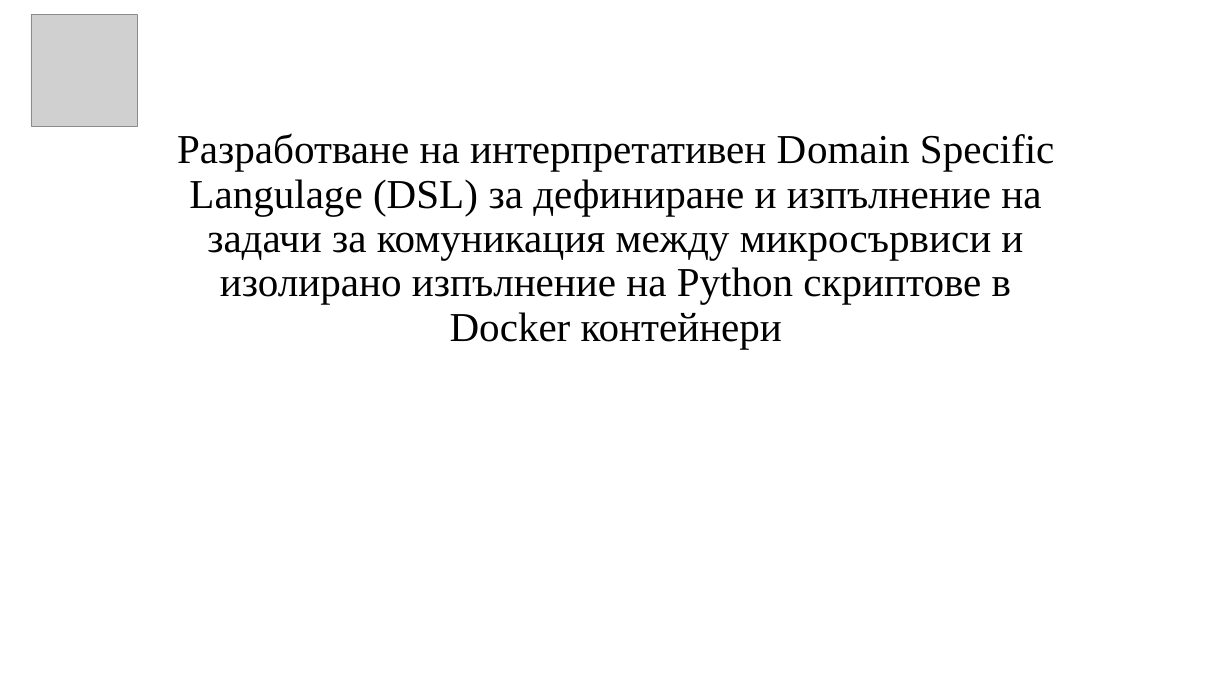
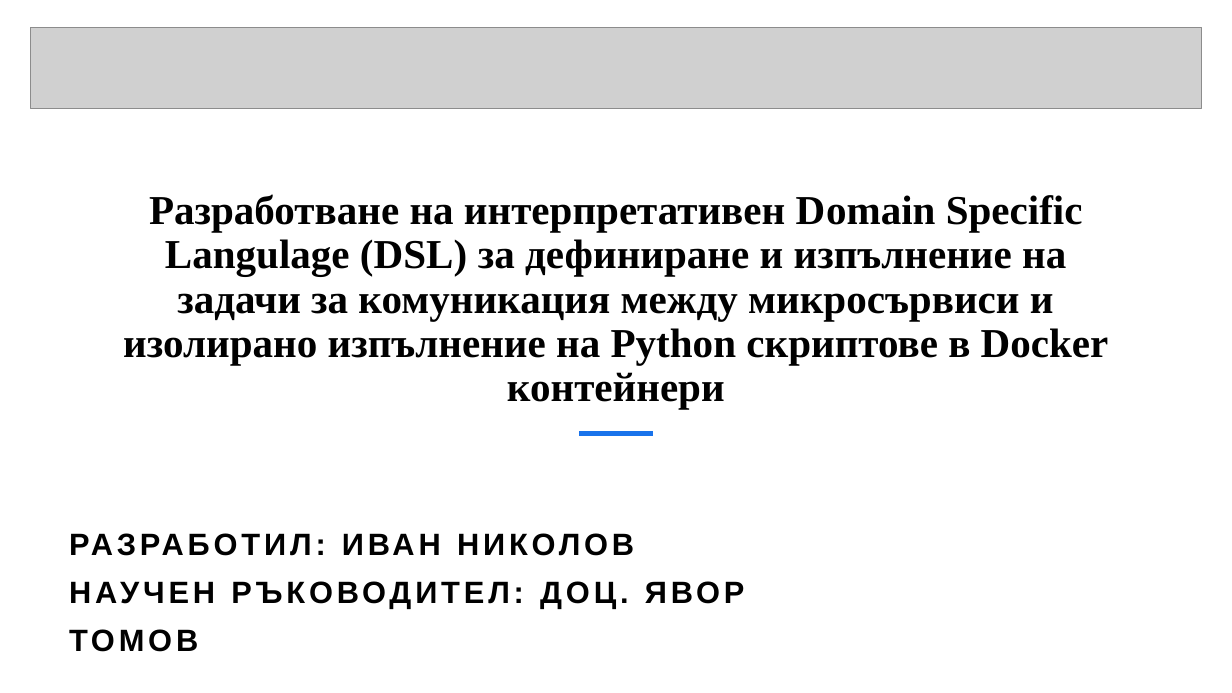
Before and after one commit to GateOfBabylon/enuma-elish-architecture, a slide deck: slide 1 of presentation/presentation.pptx. Drawn at 1232x693 pixels with LibreOffice and Linux fonts; fonts in the diff are those of the drawing; grey boxes stand for pictures. Boxes give left, top, right and bottom in pixels: in the first picture for what was removed or moved away, otherwise in the second. Text is boxed around its words. In the diff, an @@ line names an element or a change of style, - is before the commit and + after.

Commit message:
Presentation done?

```diff
--- a/presentation/presentation.pptx
+++ b/presentation/presentation.pptx
@@ picture added at <box>30,27,1202,108</box> @@
@@ picture removed at <box>31,15,138,127</box> @@
@@ title "Разработване на интерпретативен Domain Specific ...": place and size @@
-title "Разработване на интерпретативен Domain Specific ..." at <box>177,133,1054,349</box>
+title "Разработване на интерпретативен Domain Specific ..." at <box>123,194,1109,409</box>
@@ title "Разработване на интерпретативен Domain Specific ..." at <box>123,194,1109,409</box>: bold on @@
@@ line added from (579, 433) to (653, 433), #1973EB 4.5 pt @@
@@ subtitle added at <box>69,629,198,652</box>, 24 pt, text #000000, bold @@
+РАЗРАБОТИЛ: ИВАН НИКОЛОВ
+НАУЧЕН РЪКОВОДИТЕЛ: ДОЦ. ЯВОР ТОМОВ
```
Also in this commit, not shown: 19 slides added, 8 other files.
